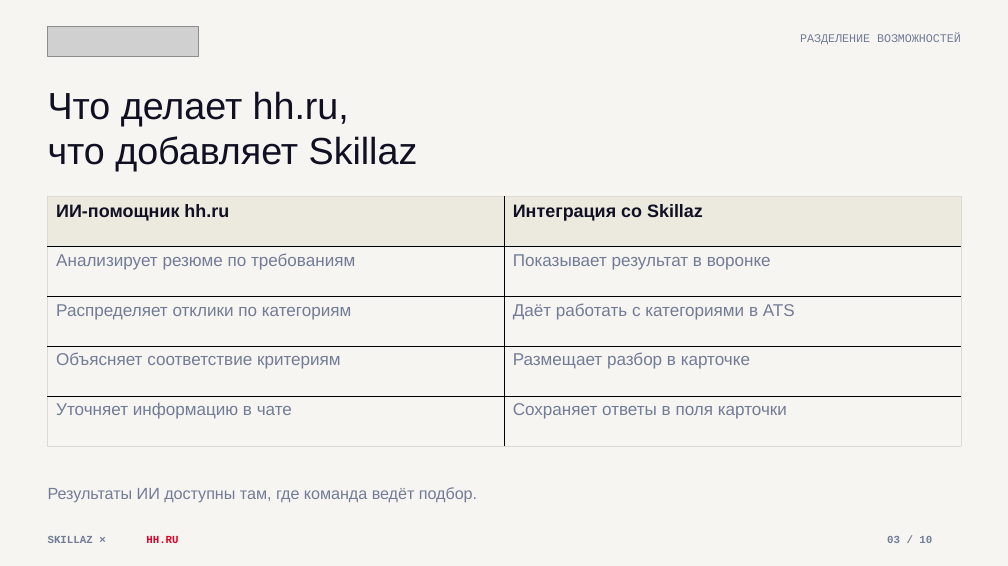
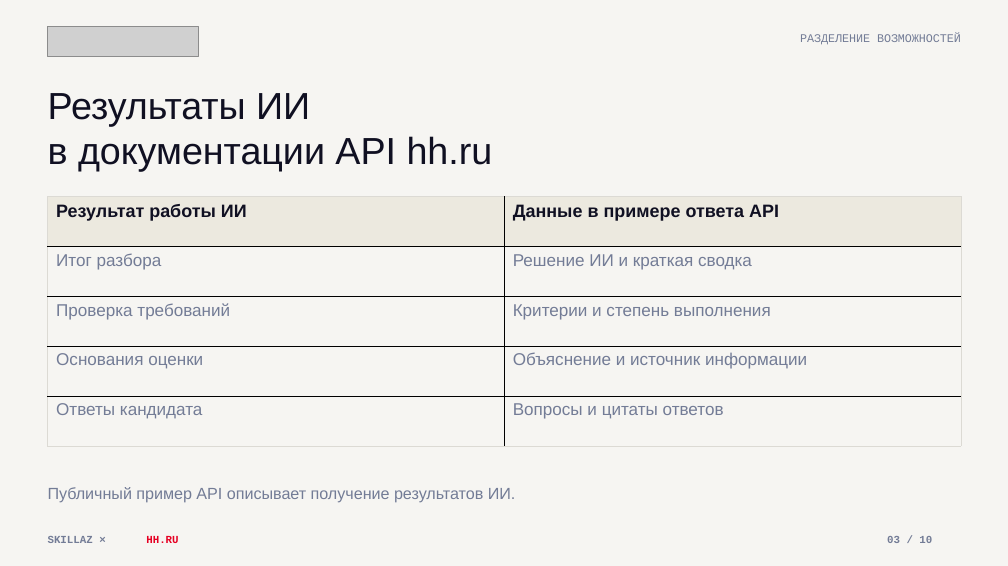
Before and after one commit to nastenakargina17-sudo/skillaz-hh-presentation, a slide deck: slide 3 of Skillaz-hh-Integration.pptx. Drawn at 1008x566 pixels with LibreOffice and Linux fonts; fonts in the diff are those of the drawing; grey boxes stand for pictures. Boxes give left, top, right and bottom in pixels: in the first picture for what was removed or moved away, otherwise in the second. Text is boxed around its words. In the diff, an @@ line names an element or a change of style, - is before the commit and + after.

```diff
--- a/Skillaz-hh-Integration.pptx
+++ b/Skillaz-hh-Integration.pptx
@@ text at (48, 93, 493, 171): text changed @@
-Что делает hh.ru,
-что добавляет Skillaz
+Результаты ИИ
+в документации API hh.ru
@@ table at (47, 197, 961, 447) @@
-row 1, column 1: ИИ-помощник hh.ru
+row 1, column 1: Результат работы ИИ
-row 1, column 2: Интеграция со Skillaz
+row 1, column 2: Данные в примере ответа API
-row 2, column 1: Анализирует резюме по требованиям
+row 2, column 1: Итог разбора
-row 2, column 2: Показывает результат в воронке
+row 2, column 2: Решение ИИ и краткая сводка
-row 3, column 1: Распределяет отклики по категориям
+row 3, column 1: Проверка требований
-row 3, column 2: Даёт работать с категориями в ATS
+row 3, column 2: Критерии и степень выполнения
-row 4, column 1: Объясняет соответствие критериям
+row 4, column 1: Основания оценки
-row 4, column 2: Размещает разбор в карточке
+row 4, column 2: Объяснение и источник информации
-row 5, column 1: Уточняет информацию в чате
+row 5, column 1: Ответы кандидата
-row 5, column 2: Сохраняет ответы в поля карточки
+row 5, column 2: Вопросы и цитаты ответов
@@ text at (48, 487, 516, 503): text changed @@
-Результаты ИИ доступны там, где команда ведёт подбор.
+Публичный пример API описывает получение результатов ИИ.
```
Also in this commit, not shown: 9 other slides changed, 1 other file.
